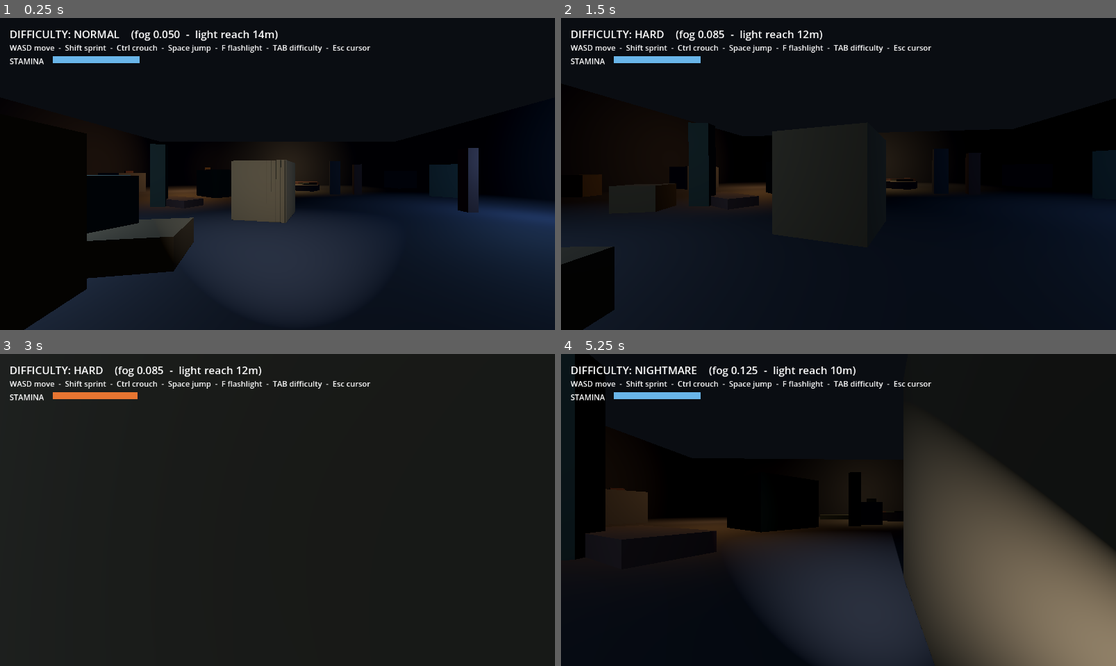
Above: before the commit, frames 1-4 (two rows, left to right).
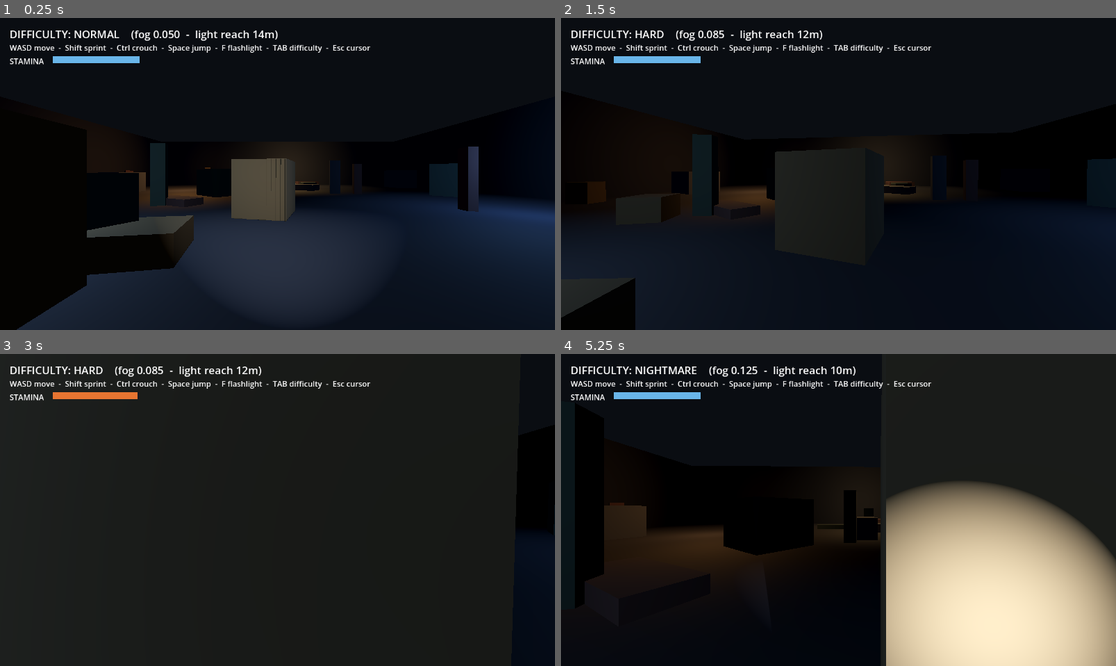
Above: after the commit, the same moments.

Repository: Ehido/gamedev
Game: Godot game, scene res://Main.tscn
Two runs of this game, one before a commit and one after it. Both use one fixed random seed, a clock stepped at 60 frames per second and the inputs below.
Inputs (mouse positions are in pixels of both pictures, inside the frame that each line leads up to):
- Up to frame 1 (0.25 s): no input
- Up to frame 2 (1.5 s): tap Enter at 0.5 s; move the mouse to (866, 174) at 0.52 s; hold W from 0.53 s (still down); tap Tab at 0.6 s; tap Space at 0.77 s; move the mouse to (810, 174) at 1.27 s; tap F at 1.35 s
- Up to frame 3 (3 s): keep holding W; tap Space at 1.52 s; move the mouse to (288, 503) at 2.02 s; hold Ctrl 2.03-2.78 s; move the mouse to (271, 516) at 2.77 s; tap Shift at 2.85 s
- Up to frame 4 (5.25 s): keep holding W; tap Space at 3.02, 3.77, 4.52 s; move the mouse to (877, 513) at 3.52 s; tap Tab at 3.6 s; move the mouse to (794, 506) at 4.27 s; tap F at 4.35 s; move the mouse to (844, 510) at 5.02 s; hold Ctrl from 5.03 s (still down)

The runs differ from the first frame. In frame 1, 1.0% of the frame differs, in the area x 3-87%, y 40-100%; in frame 2, 4.0%; in frame 3, 2.0%; in frame 4, 34%, in the area x 4-100%, y 31-100%.

Commit message:
MURK: smooth, weighty movement + camera juice
Rewrite the controller for feel:
- Momentum-based accel/friction instead of instant velocity (no more robotic
  start/stop); limited air control preserves speed through jumps.
- Coyote-time + jump-buffering so parkour timing is forgiving; higher jump so
  you can hop onto crates.
- Subtle camera life: head-bob scaled to speed, sprint FOV kick, landing dip.
- Keeps sprint/stamina cooldown, crouch, flashlight toggle.
- Rebuild Windows MURK.exe.

Diff:
--- a/games/murk/scripts/Player.gd
+++ b/games/murk/scripts/Player.gd
@@ -1,20 +1,32 @@
 extends CharacterBody3D
-## First-person controller: look, move, sprint (stamina + anti-feather cooldown),
-## crouch, jump, and flashlight toggle. Numbers are placeholders, easy to retune.
+## First-person controller tuned for a smooth, weighty feel: momentum-based
+## acceleration + friction, limited air control that preserves speed through
+## jumps, coyote-time + jump-buffering for forgiving parkour, sprint (stamina
+## with anti-feather cooldown), crouch, and subtle camera juice (head-bob,
+## sprint FOV, landing dip). Numbers are placeholders -- easy to retune.
 
 @export var speed: float = 4.5
+@export var sprint_multiplier: float = 1.35
+@export var crouch_speed_multiplier: float = 0.5
 @export var mouse_sensitivity: float = 0.0025
-@export var gravity: float = 16.0
-@export var jump_velocity: float = 5.0
-
-# Sprint
-@export var sprint_multiplier: float = 1.35
-@export var max_stamina: float = 3.0         # seconds of sprint available
-@export var stamina_recharge: float = 1.0    # refill rate once cooldown elapses
-@export var stamina_cooldown: float = 0.75   # delay before refill starts (anti-feather)
-
-# Crouch
-@export var crouch_speed_multiplier: float = 0.5
+
+@export var gravity: float = 18.0
+@export var jump_velocity: float = 7.0
+@export var coyote_time: float = 0.12       # grace to still jump after a ledge
+@export var jump_buffer_time: float = 0.12  # grace to queue a jump before landing
+
+@export var ground_accel: float = 35.0      # how fast you reach top speed
+@export var ground_friction: float = 30.0   # how fast you ease to a stop
+@export var air_accel: float = 9.0          # limited steering in the air
+
+# Sprint stamina
+@export var max_stamina: float = 3.0
+@export var stamina_recharge: float = 1.0
+@export var stamina_cooldown: float = 0.75  # delay before refill starts (anti-feather)
+
+# Camera juice
+@export var base_fov: float = 75.0
+@export var sprint_fov: float = 84.0
 const STAND_CAM_Y := 1.6
 const CROUCH_CAM_Y := 0.9
 const STAND_HEIGHT := 1.8
@@ -22,18 +34,22 @@
 
 var stamina: float = 3.0
 var _recharge_timer: float = 0.0
-var _crouch: float = 0.0  # 0 = standing, 1 = fully crouched
+var _crouch: float = 0.0
+var _pitch: float = 0.0
+var _coyote: float = 0.0
+var _jump_buffer: float = 0.0
 var _jump_queued: bool = false
+var _was_on_floor: bool = true
+var _bob_time: float = 0.0
+var _land_offset: float = 0.0
 
 var _camera: Camera3D
 var _collision: CollisionShape3D
 var _capsule: CapsuleShape3D
-var _pitch: float = 0.0
 
 func stamina_ratio() -> float:
 	return stamina / max_stamina if max_stamina > 0.0 else 0.0
 
-# True during the post-sprint cooldown, so the HUD can show why it isn't refilling.
 func stamina_blocked() -> bool:
 	return _recharge_timer > 0.0 and stamina < max_stamina
 
@@ -42,6 +58,8 @@
 	_collision = get_node_or_null("Collision")
 	if _collision:
 		_capsule = _collision.shape as CapsuleShape3D
+	if _camera:
+		_camera.fov = base_fov
 	if DisplayServer.get_name() != "headless":
 		Input.mouse_mode = Input.MOUSE_MODE_CAPTURED
 
@@ -72,64 +90,121 @@
 		flashlight.visible = not flashlight.visible
 
 func _physics_process(delta: float) -> void:
-	# Gravity + jump.
-	if is_on_floor():
-		if velocity.y < 0.0:
-			velocity.y = 0.0
-		if _jump_queued:
-			velocity.y = jump_velocity
-	else:
+	var on_ground := is_on_floor()
+
+	# Jump forgiveness timers.
+	if on_ground:
+		_coyote = coyote_time
+	else:
+		_coyote = maxf(_coyote - delta, 0.0)
+	if _jump_queued:
+		_jump_buffer = jump_buffer_time
+		_jump_queued = false
+	else:
+		_jump_buffer = maxf(_jump_buffer - delta, 0.0)
+
+	var incoming_fall := maxf(-velocity.y, 0.0)  # for the landing dip
+
+	# Gravity.
+	if not on_ground:
 		velocity.y -= gravity * delta
-	_jump_queued = false
-
-	# Crouch (hold Ctrl): smoothly shrink the capsule + lower the camera.
+	elif velocity.y < 0.0:
+		velocity.y = 0.0
+
+	# Buffered + coyote jump.
+	if _jump_buffer > 0.0 and _coyote > 0.0:
+		velocity.y = jump_velocity
+		_jump_buffer = 0.0
+		_coyote = 0.0
+		on_ground = false
+
+	# Crouch (hold Ctrl): smoothly shrink the capsule.
 	var want_crouch := Input.is_physical_key_pressed(KEY_CTRL)
 	var crouch_target: float = 1.0 if want_crouch else 0.0
-	var crouch_step: float = delta * 8.0
+	var crouch_step := delta * 8.0
 	if _crouch < crouch_target:
 		_crouch = minf(_crouch + crouch_step, crouch_target)
 	else:
 		_crouch = maxf(_crouch - crouch_step, crouch_target)
-	_apply_crouch()
+	_apply_crouch_collision()
 	var crouching := _crouch > 0.5
 
-	# Movement input.
+	# Movement input -> world-space wish direction.
 	var input_dir := Vector3.ZERO
 	if Input.is_physical_key_pressed(KEY_W): input_dir.z -= 1.0
 	if Input.is_physical_key_pressed(KEY_S): input_dir.z += 1.0
 	if Input.is_physical_key_pressed(KEY_A): input_dir.x -= 1.0
 	if Input.is_physical_key_pressed(KEY_D): input_dir.x += 1.0
 	var moving := input_dir != Vector3.ZERO
-
-	# Sprint with an anti-feather cooldown: every frame you sprint resets the
-	# cooldown, so tapping Shift can never trickle-charge a permanent boost.
+	var wish_dir := transform.basis * input_dir
+	wish_dir.y = 0.0
+	if wish_dir.length() > 0.0:
+		wish_dir = wish_dir.normalized()
+
+	# Sprint with anti-feather cooldown.
 	var sprinting := moving and not crouching \
 		and Input.is_physical_key_pressed(KEY_SHIFT) and stamina > 0.0
 	if sprinting:
-		stamina = max(stamina - delta, 0.0)
+		stamina = maxf(stamina - delta, 0.0)
 		_recharge_timer = stamina_cooldown
 	elif _recharge_timer > 0.0:
-		_recharge_timer = max(_recharge_timer - delta, 0.0)
-	else:
-		stamina = min(stamina + stamina_recharge * delta, max_stamina)
-
-	var current_speed := speed
+		_recharge_timer = maxf(_recharge_timer - delta, 0.0)
+	else:
+		stamina = minf(stamina + stamina_recharge * delta, max_stamina)
+
+	var target_speed := speed
 	if crouching:
-		current_speed *= crouch_speed_multiplier
+		target_speed *= crouch_speed_multiplier
 	elif sprinting:
-		current_speed *= sprint_multiplier
-
-	var dir := transform.basis * input_dir.normalized()
-	dir.y = 0.0
-	dir = dir.normalized()
-	velocity.x = dir.x * current_speed
-	velocity.z = dir.z * current_speed
+		target_speed *= sprint_multiplier
+
+	# Accelerate horizontal velocity toward the target (momentum + friction on
+	# the ground, light steering in the air so jumps keep their speed).
+	var hvel := Vector3(velocity.x, 0.0, velocity.z)
+	var target_vel := wish_dir * target_speed
+	var accel := air_accel
+	if on_ground:
+		accel = ground_accel if moving else ground_friction
+	hvel = hvel.move_toward(target_vel, accel * delta)
+	velocity.x = hvel.x
+	velocity.z = hvel.z
+
 	move_and_slide()
 
-func _apply_crouch() -> void:
-	if _camera:
-		_camera.position.y = lerpf(STAND_CAM_Y, CROUCH_CAM_Y, _crouch)
+	# Landing detection (for the camera dip).
+	var now_on_floor := is_on_floor()
+	var just_landed := now_on_floor and not _was_on_floor
+	_was_on_floor = now_on_floor
+
+	var hspeed := Vector2(velocity.x, velocity.z).length()
+	_update_camera(delta, hspeed, sprinting, just_landed, incoming_fall, now_on_floor)
+
+func _apply_crouch_collision() -> void:
 	if _capsule and _collision:
 		var h: float = lerpf(STAND_HEIGHT, CROUCH_HEIGHT, _crouch)
 		_capsule.height = h
 		_collision.position.y = h * 0.5
+
+func _update_camera(delta: float, hspeed: float, sprinting: bool,
+		just_landed: bool, impact: float, on_ground: bool) -> void:
+	if not _camera:
+		return
+
+	# Sprint widens the FOV slightly for a sense of speed.
+	var target_fov: float = sprint_fov if sprinting else base_fov
+	_camera.fov = lerpf(_camera.fov, target_fov, clampf(delta * 8.0, 0.0, 1.0))
+
+	# Head-bob, scaled by how fast you're actually moving on the ground.
+	var move_amt: float = clampf(hspeed / speed, 0.0, 1.4) if on_ground else 0.0
+	_bob_time += delta * (6.0 + hspeed * 1.5)
+	var bob_y := sin(_bob_time) * 0.035 * move_amt
+	var bob_x := cos(_bob_time * 0.5) * 0.022 * move_amt
+
+	# Landing dip: drop the camera on impact, then ease it back.
+	if just_landed:
+		_land_offset = -clampf(impact * 0.025, 0.0, 0.16)
+	_land_offset = lerpf(_land_offset, 0.0, clampf(delta * 6.0, 0.0, 1.0))
+
+	var base_y: float = lerpf(STAND_CAM_Y, CROUCH_CAM_Y, _crouch)
+	_camera.position.y = base_y + bob_y + _land_offset
+	_camera.position.x = bob_x
